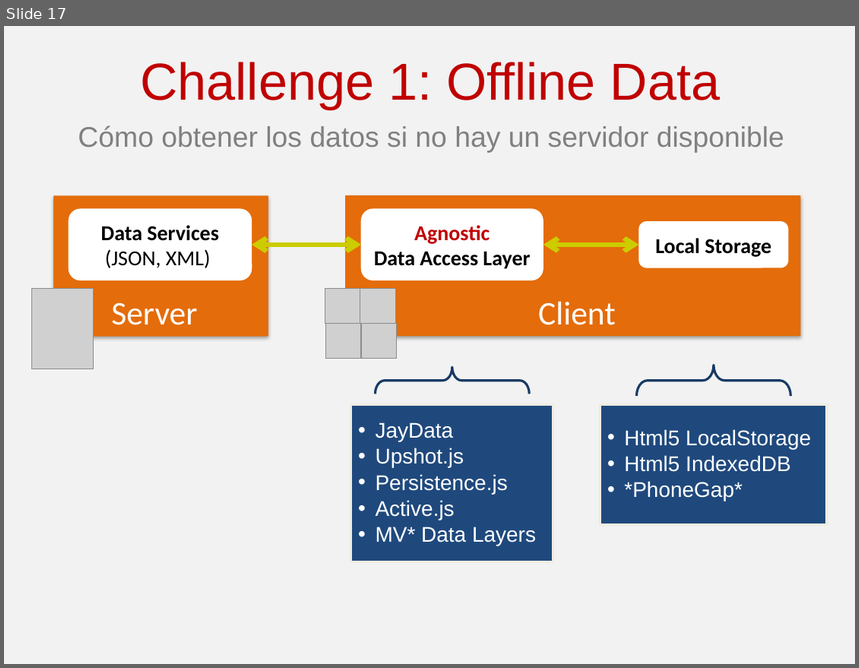
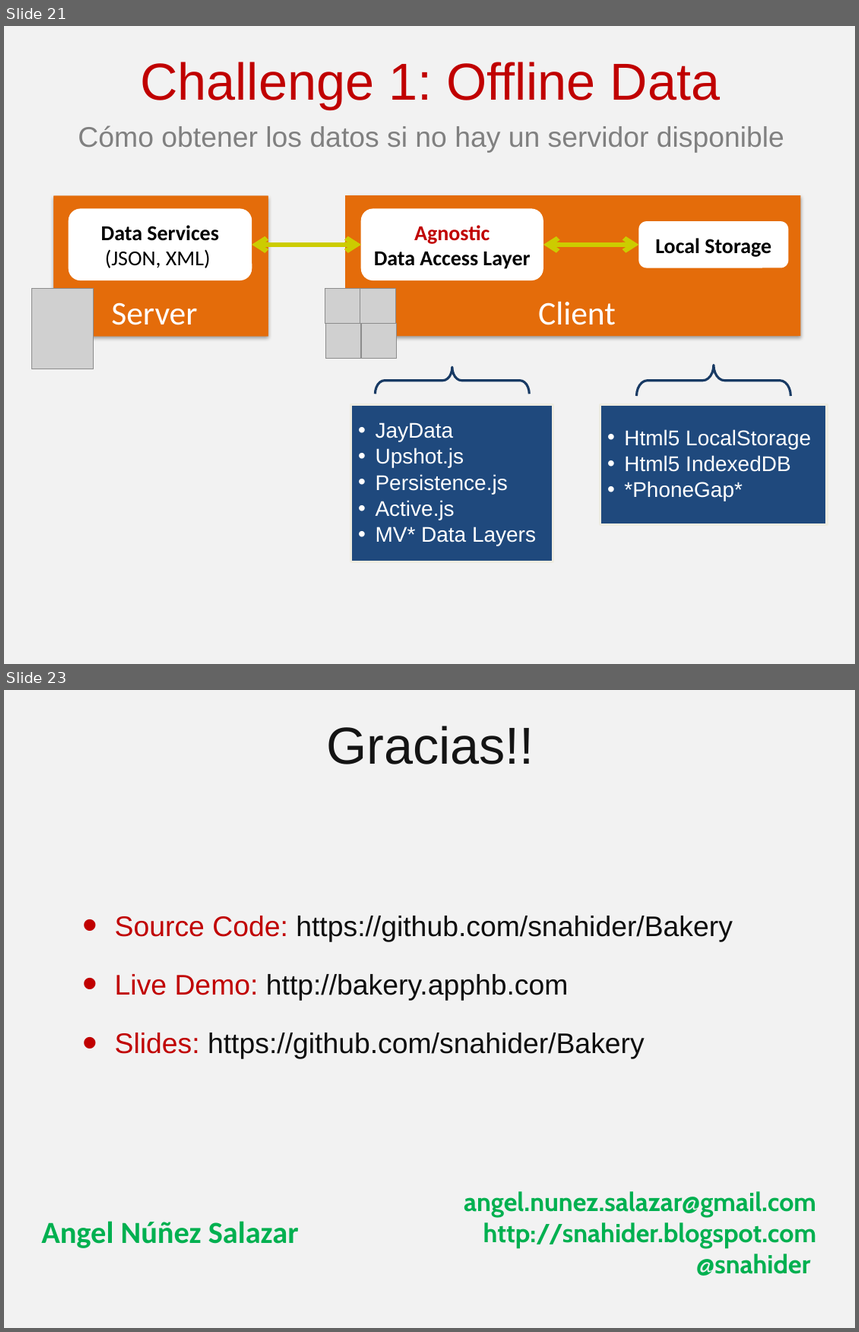
Before and after one commit to angelnunezsalazar/Presentations, a slide deck: SinglePageApplications_CodePassion2012/ppt/SinglePageApplications.pptx. Shown one above the other, each under a label of ours: slide 17 before the commit, slides 21 and 23 after it; the slides between them are not shown. The pictures are 859x668 and 859x1332 pixels, drawn with LibreOffice and Linux fonts; fonts in the diff are those of the drawing; grey boxes stand for pictures. Boxes give left, top, right and bottom in pixels: in the first picture for what was removed or moved away, otherwise in the second. Text is boxed around its words. In the diff, an @@ line names an element or a change of style, - is before the commit and + after.

```diff
--- a/SinglePageApplications_CodePassion2012/ppt/SinglePageApplications.pptx
+++ b/SinglePageApplications_CodePassion2012/ppt/SinglePageApplications.pptx
@@ slide 23 added at [4,690,855,1328], background #F2F2F2 @@
@@ title added at [326,726,534,764], 44 pt, text #141414 @@
+Gracias!!
@@ text added at [115,916,733,1059], 24 pt, text #0D0D0D @@
+• Source Code: https://github.com/snahider/Bakery
+• Live Demo: http://bakery.apphb.com
+• Slides: https://github.com/snahider/Bakery
@@ text added at [464,1192,816,1276], 22 pt, text #00B050, bold @@
+angel.nunez.salazar@gmail.com
+http://snahider.blogspot.com
+@snahider
@@ text added at [41,1221,299,1249], 26 pt, text #00B050, bold @@
+Angel Núñez Salazar
@@ what was slide 17 is now slide 21 @@
```
Also in this commit, not shown: 8 slides changed, 6 other slides added, 2 slides removed, 2 other files.
